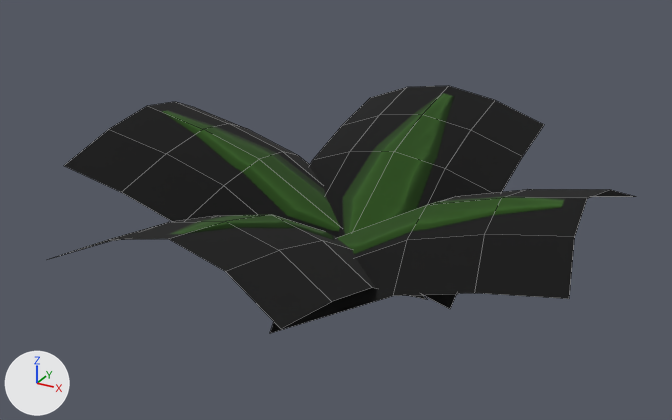
Two versions of the FBX model Assets/Art/Enviroment/Enviroment/Foliage/FBX/Bush_4.fbx, one commit apart.
Rendered twice from a camera (50 mm lens) standing at (9.33, -17.06, 8.32) and looking at (-0.07, 0.02, -0.22). The lights are fixed; the arrows at lower left show +X, +Y and +Z. Mesh edges are drawn as thin lines.

The scene before the commit, as lines of its bpy script (objects in view):
```python
me_plane_132 = bpy.data.meshes.new('Plane.132')
me_plane_132.from_pydata(...)  # 80 vertices, 48 faces; spans x -6.07..6.07, y -6.07..6.07, z -1.96..1.34
me_plane_132.materials.append(mat_foliage_trim_3)
ob_bush_003 = bpy.data.objects.new('Bush.003', me_plane_132)
ob_bush_003.location = (0.0, 0.0, 0.0)
```
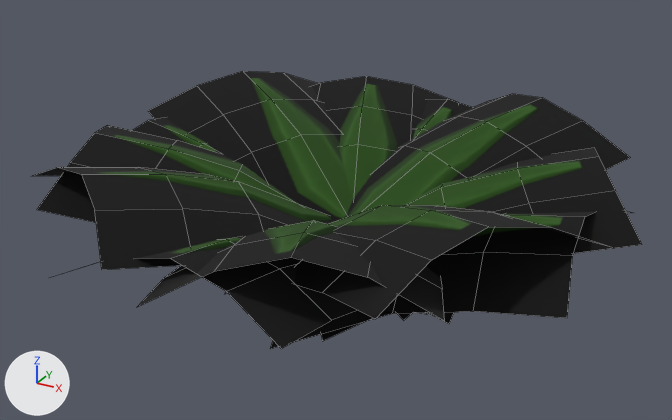
What changed in the scene script:
```text
Change me_plane_132:
    where me_plane_132.from_pydata(...)  # 80 vertices, 48 faces; spans x -6.07..6.07, y -6.07..6.07, z -1.96..1.34
    used by ob_bush_003; location = (0.0, 0.0, 0.0)
    me_plane_132 part 1: the loose piece of 20 vertices spanning x -6.07..0.54, y -2.27..2.86, z -1.96..1.34 is turned -31.1 degrees about the z axis through its middle, then moved by (0.55, 1.39, 0.34)
    me_plane_132 part 2: the loose piece of 20 vertices spanning x -0.54..6.07, y -2.86..2.27, z -1.96..1.34 is turned -31.1 degrees about the z axis through its middle, then moved by (-0.55, -1.39, 0.34)
    me_plane_132 part 3: the loose piece of 20 vertices spanning x -2.27..2.86, y -0.54..6.07, z -1.96..1.34 is turned -31.1 degrees about the z axis through its middle, then moved by (1.39, -0.55, 0.34)
    me_plane_132 part 4: the loose piece of 20 vertices spanning x -2.86..2.27, y -6.07..0.54, z -1.96..1.34 is turned -31.1 degrees about the z axis through its middle, then moved by (-1.39, 0.55, 0.34)
    me_plane_132 part 5: the loose piece of 20 vertices spanning x -6.07..0.54, y -2.27..2.86, z -1.96..1.34 is copied, and the copy is moved by (0.0, 0.0, -0.38); it spans x -6.07..0.54, y -2.27..2.86, z -2.34..0.96
    me_plane_132 part 6: the loose piece of 20 vertices spanning x -0.54..6.07, y -2.86..2.27, z -1.96..1.34 is copied, and the copy is moved by (0.0, 0.0, -0.38); it spans x -0.54..6.07, y -2.86..2.27, z -2.34..0.96
    me_plane_132 part 7: the loose piece of 20 vertices spanning x -2.27..2.86, y -0.54..6.07, z -1.96..1.34 is copied, and the copy is moved by (0.0, 0.0, -0.38); it spans x -2.27..2.86, y -0.54..6.07, z -2.34..0.96
    me_plane_132 part 8: the loose piece of 20 vertices spanning x -2.86..2.27, y -6.07..0.54, z -1.96..1.34 is copied, and the copy is moved by (0.0, 0.0, -0.38); it spans x -2.86..2.27, y -6.07..0.54, z -2.34..0.96
    me_plane_132 part 9: the loose piece of 20 vertices spanning x -2.27..2.86, y -0.54..6.07, z -1.96..1.34 is copied, and the copy is turned 23.8 degrees about the z axis through its middle, then moved by (-1.14, -0.11, 0.04); it spans x -4.52..2.65, y -0.98..6.71, z -1.92..1.38
    me_plane_132 part 10: the loose piece of 20 vertices spanning x -2.86..2.27, y -6.07..0.54, z -1.96..1.34 is copied, and the copy is turned 23.8 degrees about the z axis through its middle, then moved by (1.14, 0.11, 0.04); it spans x -2.65..4.52, y -6.71..0.98, z -1.92..1.38
    me_plane_132 part 11: the loose piece of 20 vertices spanning x -0.54..6.07, y -2.86..2.27, z -1.96..1.34 is copied, and the copy is turned 23.8 degrees about the z axis through its middle, then moved by (-0.11, 1.14, 0.04); it spans x -0.98..6.71, y -2.65..4.52, z -1.92..1.38
    me_plane_132 part 12: the loose piece of 20 vertices spanning x -6.07..0.54, y -2.27..2.86, z -1.96..1.34 is copied, and the copy is turned 23.8 degrees about the z axis through its middle, then moved by (0.11, -1.14, 0.04); it spans x -6.71..0.98, y -4.52..2.65, z -1.92..1.38
```

Boxes [x1, y1, x2, y2] around the edits, measured in the pictures (672 x 420 px; the box of a moved part takes in the faces that stretch with it):
'Bush.003', reshaped (12% taller)
    before: [53, 86, 635, 333]
    after: [32, 71, 642, 349]
part 1 of me_plane_132, moved or reshaped
    before: [64, 102, 340, 238]
    after: [148, 71, 353, 221]
part 2 of me_plane_132, moved or reshaped
    before: [270, 189, 635, 333]
    after: [225, 205, 606, 319]
part 3 of me_plane_132, moved or reshaped
    before: [309, 86, 544, 309]
    after: [344, 94, 631, 320]
part 4 of me_plane_132, moved or reshaped
    before: [53, 215, 428, 328]
    after: [32, 167, 334, 270]
part 5 of me_plane_132, added
    after: [132, 118, 217, 153]
part 6 of me_plane_132, added (black)
    after: [270, 211, 631, 349]
part 7 of me_plane_132, added
    after: [413, 99, 474, 324]
part 8 of me_plane_132, added (black)
    after: [62, 237, 426, 349]
part 9 of me_plane_132, added
    after: [312, 76, 456, 198]
part 10 of me_plane_132, added (black)
    after: [137, 221, 445, 321]
part 11 of me_plane_132, added
    after: [321, 148, 642, 341]
part 12 of me_plane_132, added
    after: [37, 125, 298, 222]
